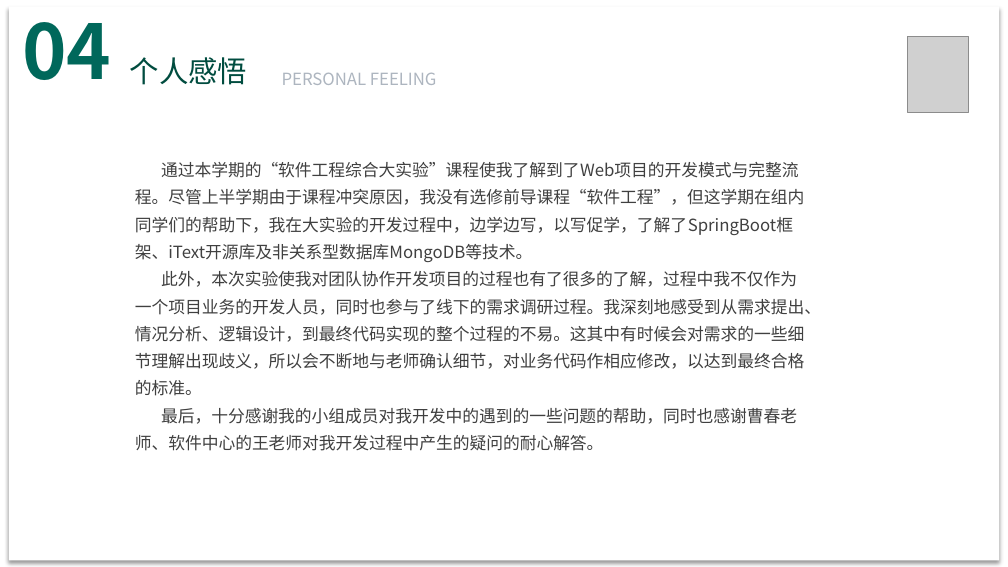
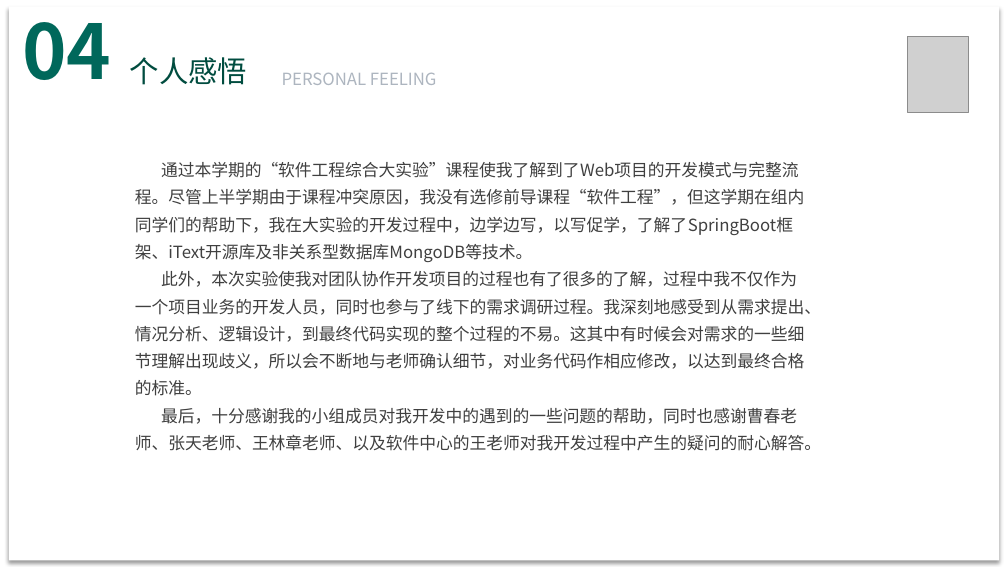
Before and after one commit to SEC0mprehensiveExper1ments/d0cumEnts, a slide deck: slide 6 of 项目展示幻灯片/个人汇报 王岳.pptx. Drawn at 1008x567 pixels with LibreOffice and Linux fonts; fonts in the diff are those of the drawing; grey boxes stand for pictures. Boxes give left, top, right and bottom in pixels: in the first picture for what was removed or moved away, otherwise in the second. Text is boxed around its words. In the diff, an @@ line names an element or a change of style, - is before the commit and + after.

```diff
--- a/项目展示幻灯片/个人汇报 王岳.pptx
+++ b/项目展示幻灯片/个人汇报 王岳.pptx
@@ text at [135,408,821,451]: text changed @@
-最后，十分感谢我的小组成员对我开发中的遇到的一些问题的帮助，同时也感谢曹春老师、软件中心的王老师对我开发过程中产生的疑问的耐心解答。
+最后，十分感谢我的小组成员对我开发中的遇到的一些问题的帮助，同时也感谢曹春老师、张天老师、王林章老师、以及软件中心的王老师对我开发过程中产生的疑问的耐心解答。
```
Also in this commit, not shown: 1 other slide changed.
